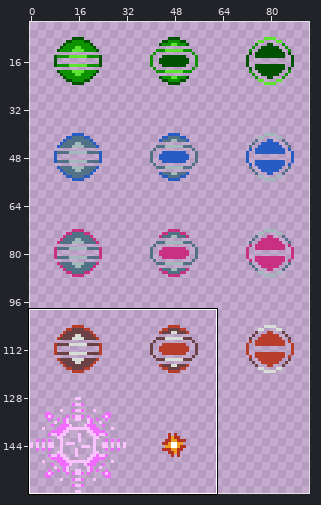
One commit to this sprite sheet: Assets/Resources/Sprites/Enemies/enemies-level-0-boss.png. The first picture is a wide view before the edit; the outline marks the close-up.
Close-up. Before:
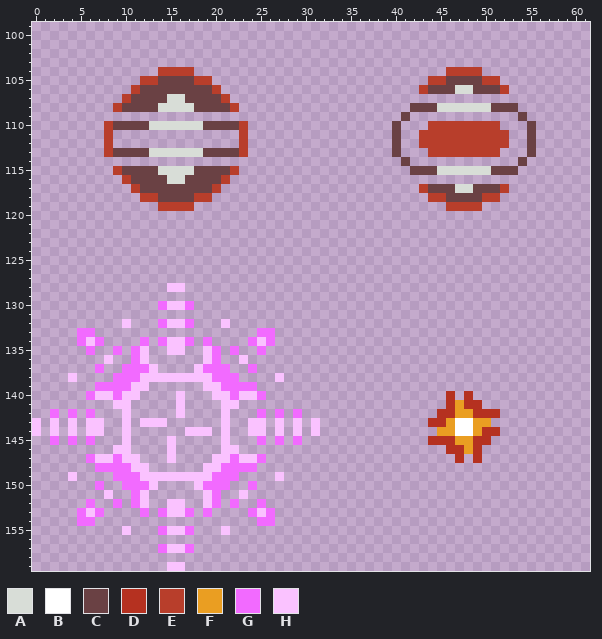
The file is 96x160 pixels. Shown: x 0..61, y 99..159. The wide view leaves out empty margins. The commit also changed other parts of the picture, which this record leaves out.
Palette (. is transparent): A #d8ddd7  B #ffffff  C #6a4144  D #b53120  E #b83e2b  F #ea9e22  G #f26aff  H #fac2ff
Pixels before (only the part around the change), first column x 0:
 99 ..............................................................
100 ..............................................................
101 ..............................................................
102 ..............................................................
103 ..............................................................
104 ..............EEEE............................EEEE............
105 ............EECCCCEE........................EECCCCEE..........
106 ...........ECCCCCCCCE......................ECCCAACCCE.........
107 ..........ECCCCAACCCCE........................................
108 .........ECCCCAAAACCCCE...................CCCAAAAAACCC........
109 .........................................C............C.......
110 ........ECCCCAAAAAACCCCE................C...EEEEEEEE...C......
111 ........E..............E................C..EEEEEEEEEE..C......
112 ........E..............E................C..EEEEEEEEEE..C......
113 ........ECCCCAAAAAACCCCE................C...EEEEEEEE...C......
114 .........................................C............C.......
115 .........ECCCCAAAACCCCE...................CCCAAAAAACCC........
116 ..........ECCCCAACCCCE........................................
117 ...........ECCCCCCCCE......................ECCCAACCCE.........
118 ............EECCCCEE........................EECCCCEE..........
119 ..............EEEE............................EEEE............
120 ..............................................................
121 ..............................................................
122 ..............................................................
123 ..............................................................
124 ..............................................................
125 ..............................................................
126 ..............................................................
127 ..............................................................
128 ...............HH.............................................
129 ..............................................................
130 ..............GHHG............................................
131 ..............................................................
132 ..........H...GHHG...H........................................
133 .....GG..................GG...................................
134 .....GHG....G.GHHG.G....GHG...................................
135 ......G..G.GH..HH..HG.G..G....................................
136 ........H..GH......HG..H......................................
137 .......G..GGGH....HGGG..G.....................................
138 ....H....GGGHHHHHHHHGGG....H..................................
139 .......GGGGHH......HHGGGG.....................................
140 ......GHHGHH....H...HHGHHG....................D.D.............
141 .........HH.....H....HH.......................DFDD............
142 ..G.G.G...H.....H....H...G.G.G...............DDFFDDD..........
143 H.H.H.HH..H.HHH......H..HH.H.H.H............DDFBBFF...........
144 H.H.H.HH..H......HHH.H..HH.H.H.H.............FFBBFDD..........
145 ..G.G.G...H....H.....H...G.G.G..............DDDFFDD...........
146 .........HH....H.....HH.......................DDFD............
147 ......GHHGHH...H....HHGHHG.....................D.D............
148 .......GGGGHH......HHGGGG.....................................
149 ....H....GGGHHHHHHHHGGG....H..................................
150 .......G..GGGH....HGGG..G.....................................
151 ........H..GH......HG..H......................................
152 ......G..G.GH..HH..HG.G..G....................................
153 .....GHG....G.GHHG.G....GHG...................................
154 .....GG..................GG...................................
155 ..........H...GHHG...H........................................
156 ..............................................................
157 ..............GHHG............................................
158 ..............................................................
159 ...............HH.............................................
After the commit:
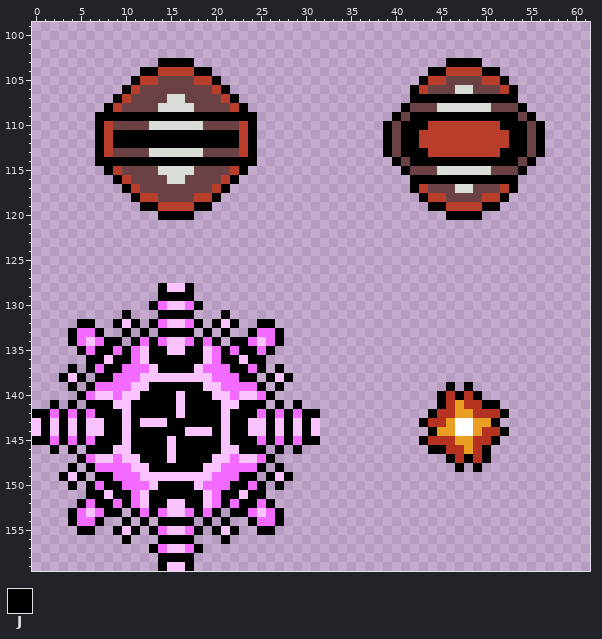
Colours new in this view: J #000000
What changed:
Changed rows in their new state; - is an unchanged pixel.
first column x 7:
103 -------JJJJ----------------------------JJJJ-------
104 -----JJ----JJ------------------------JJ----JJ-----
105 ----J--------J----------------------J--------J----
106 ---J----------J--------------------J----------J---
107 --J------------J-------------------JJJJJJJJJJJJ---
108 -J--------------J-----------------J------------J--
109 JJJJJJJJJJJJJJJJJJ---------------J-JJJJJJJJJJJJ-J-
110 J----------------J--------------J-JJJ--------JJJ-J
111 J-JJJJJJJJJJJJJJ-J--------------J-JJ----------JJ-J
112 J-JJJJJJJJJJJJJJ-J--------------J-JJ----------JJ-J
113 J----------------J--------------J-JJJ--------JJJ-J
114 JJJJJJJJJJJJJJJJJJ---------------J-JJJJJJJJJJJJ-J-
115 -J--------------J-----------------J------------J--
116 --J------------J-------------------JJJJJJJJJJJJ---
117 ---J----------J--------------------J----------J---
118 ----J--------J----------------------J--------J----
119 -----JJ----JJ------------------------JJ----JJ-----
120 -------JJJJ----------------------------JJJJ-------
first column x 0:
128 --------------J--J-----------------------------------
129 --------------JJJJ-----------------------------------
130 -------------J----J----------------------------------
131 ----------J---JJJJ---J-------------------------------
132 -----JJ--J-J-J----J-J-J--JJ--------------------------
133 ----J--J--J-J-JJJJ-J-J--J--J-------------------------
134 ----J---JJ-J-J----J-J-JJ---J-------------------------
135 -----J-JJ-J--JJ--JJ--J-JJ-J--------------------------
136 ------JJ-JJ--JJJJJJ--JJ-JJ---------------------------
137 ----J-J-JJ----JJJJ----JJ-J-J-------------------------
138 ---J-J-JJ--------------JJ-J-J------------------------
139 ----J-J------JJJJJJ------J-J------------------J-J----
140 -----J------JJJJ-JJJ------J------------------J-J-J---
141 --J-J-JJJ--JJJJJ-JJJJ--JJJ-J-J---------------J----JJ-
142 JJ-J-J-JJJ-JJJJJ-JJJJ-JJJ-J-J-JJ------------J-------J
143 -J-J-J--JJ-J---JJJJJJ-JJ--J-J-J------------J-------J-
144 -J-J-J--JJ-JJJJJJ---J-JJ--J-J-J-------------J-------J
145 JJ-J-J-JJJ-JJJJ-JJJJJ-JJJ-J-J-JJ-----------J-------J-
146 --J-J-JJJ--JJJJ-JJJJJ--JJJ-J-J--------------JJ----J--
147 -----J------JJJ-JJJJ------J-------------------J-J-J--
148 ----J-J------JJJJJJ------J-J-------------------J-J---
149 ---J-J-JJ--------------JJ-J-J------------------------
150 ----J-J-JJ----JJJJ----JJ-J-J-------------------------
151 ------JJ-JJ--JJJJJJ--JJ-JJ---------------------------
152 -----J-JJ-J--JJ--JJ--J-JJ-J--------------------------
153 ----J---JJ-J-J----J-J-JJ---J-------------------------
154 ----J--J--J-J-JJJJ-J-J--J--J-------------------------
155 -----JJ--J-J-J----J-J-J--JJ--------------------------
156 ----------J---JJJJ---J-------------------------------
157 -------------J----J----------------------------------
158 --------------JJJJ-----------------------------------
159 --------------J--J-----------------------------------
Where, in picture pixels (left, top, right, bottom), the same in both close-ups:
added: (95, 58, 257, 220)
added: (383, 58, 545, 220)
added: (32, 283, 320, 571)
added: (419, 382, 509, 472)
